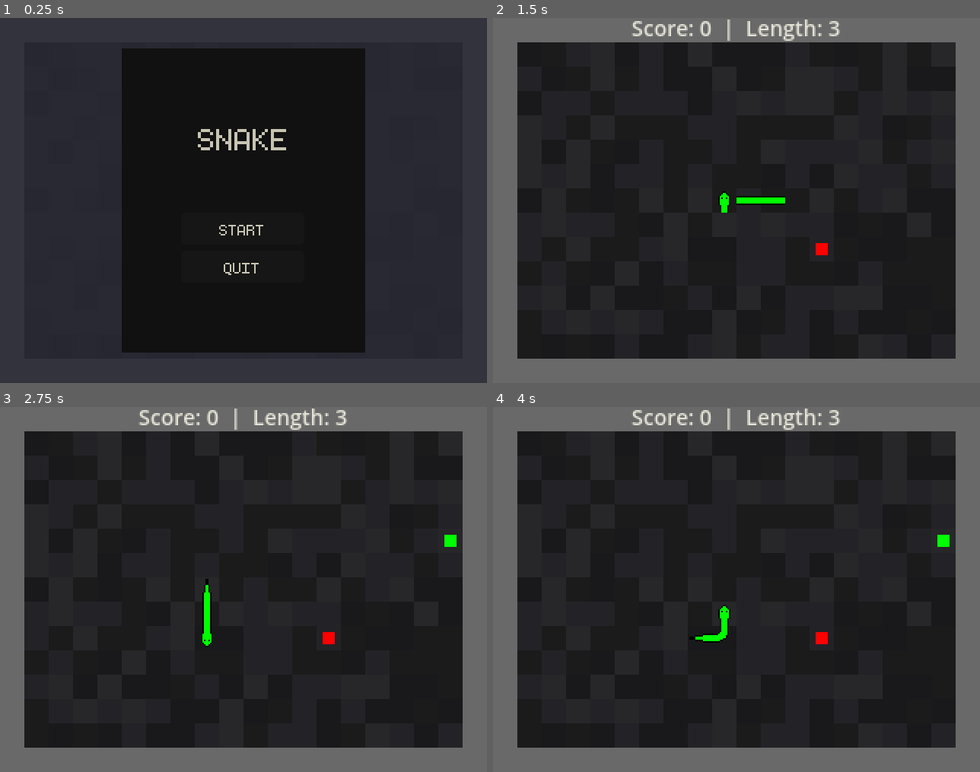
Above: before the commit, frames 1-4 (two rows, left to right).
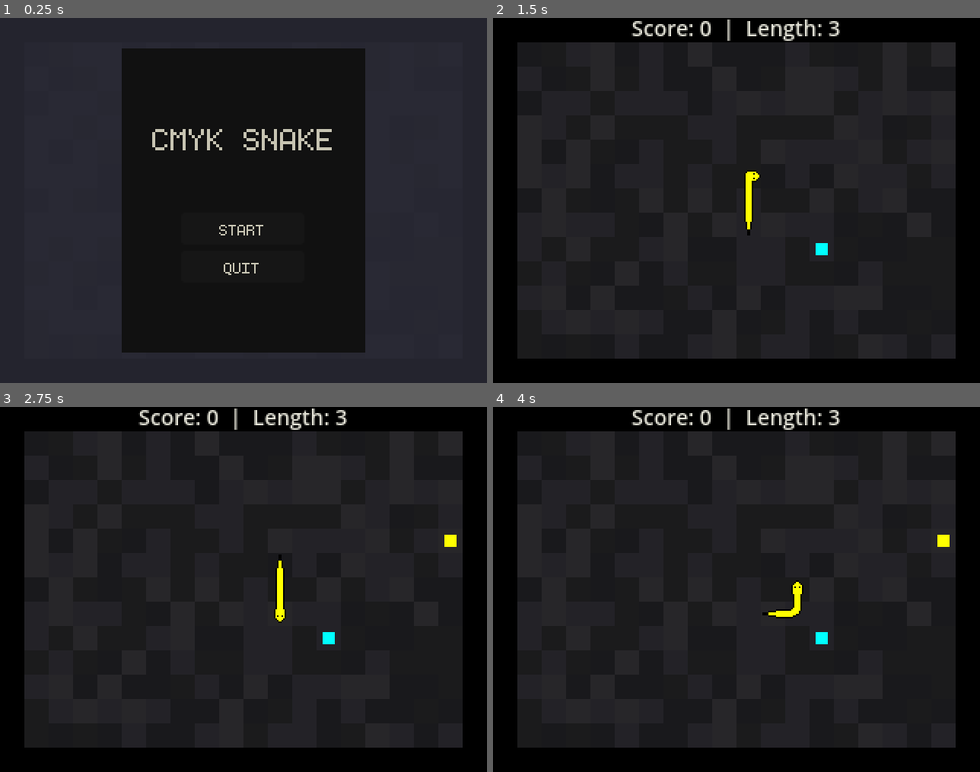
Above: after the commit, the same moments.

Repository: GildedBirch/color-snake
Game: Godot game, scene res://scenes/management/main.tscn
Same seed, same stepped clock (60 frames per second), same inputs: the game is played once before the commit and once after it.
Inputs:
- Up to frame 1 (0.25 s): no input
- Up to frame 2 (1.5 s): click "START" at 0.5 s; hold Right (ui_right) from 1.28 s (still down)
- Up to frame 3 (2.75 s): tap Enter at 2 s; release Right (ui_right) at 2.03 s; hold Down (ui_down) from 2.03 s (still down)
- Up to frame 4 (4 s): release Down (ui_down) at 2.78 s; hold Right (ui_right) 2.78-3.53 s; tap Space at 3.5 s; hold Up (ui_up) from 3.53 s (still down)

The runs differ from the first frame. In frame 1, 0.9% of the frame differs, in the area x 31-69%, y 30-37%; in frame 2, 22%; in frame 3, 22%, in the area x 0-100%, y 0-100%; in frame 4, 22%.

Commit message:
Snake sprite logic done. Changed color theme

Diff:
--- a/scenes/UI/game_over_screen.gd
+++ b/scenes/UI/game_over_screen.gd
@@ -4,5 +4,5 @@
 @onready var menu_button: Button = %MenuButton
 
 func set_scores(score: int, snake_length: int):
-	%ScoreLabel.text = "Score: %s" % score
-	%LengthLabel.text = "Length %s" % snake_length
+	%ScoreLabel.text = "%s" % score
+	%LengthLabel.text = "%s" % snake_length
--- a/scenes/UI/main_menu.tscn
+++ b/scenes/UI/main_menu.tscn
@@ -22,7 +22,7 @@
 theme_override_colors/font_color = Color(0.78021, 0.77024, 0.700131, 1)
 theme_override_fonts/font = ExtResource("1_3etyq")
 theme_override_font_sizes/font_size = 32
-text = "SNAKE"
+text = "CMYK SNAKE"
 horizontal_alignment = 1
 vertical_alignment = 1
 
--- a/scenes/management/game.gd
+++ b/scenes/management/game.gd
@@ -6,9 +6,9 @@
 const FOOD: PackedScene = preload("res://scenes/food/food.tscn")
 
 const colors: Array[Color] = [
-	Color.RED,
-	Color.GREEN,
-	Color.BLUE,
+	Color.CYAN,
+	Color.YELLOW,
+	Color.MAGENTA,
 ]
 
 #Directions
@@ -28,6 +28,9 @@
 	get():
 		return %Snake.get_children().size()
 
+
+@export var default_game_speed: float = 0.5
+@onready var game_speed: float = default_game_speed
 @export var tile_size: int = 16
 @export var map_size: Vector2i = Vector2i(20, 15)
 
@@ -43,17 +46,19 @@
 		input_direction = LEFT
 	if Input.is_action_just_pressed("ui_right"):
 		input_direction = RIGHT
+	if %Snake.get_child_count() >= 1:
+		%Snake.get_child(0).set_head_rotation(%Snake.get_child(1).tile_position, DIR[input_direction])
 
 func start_new_game():
 	%Snake.get_children().all(func(snake_part): snake_part.queue_free(); return true)
 	%Food.get_children().all(func(food): food.queue_free(); return true)
 	score = 0
-	input_direction = LEFT
-	prev_dir = LEFT
+	input_direction = UP
+	prev_dir = UP
 	initialize_snake(3)
 	%ScoreLabel.visible = true
 	%ScoreLabel.text = "Score: %s  |  Length: %s" % [score, 3]
-	%GameTickTimer.wait_time = 0.5
+	%GameTickTimer.wait_time = game_speed
 	%GameTickTimer.start()
 
 func initialize_snake(length: int) -> void:
@@ -62,25 +67,27 @@
 		var snake_part: SnakePart = SNAKE_PART.instantiate()
 		%Snake.add_child(snake_part)
 		snake_part.color = color
-		snake_part.tile_position = Vector2i(floori(map_size.x/2) + i, floori(map_size.y/2))
+		snake_part.tile_position = Vector2i(floori(map_size.x/2), floori(map_size.y/2) + i)
 		snake_part.position = Vector2i(
-			floori(map_size.x/2)*tile_size + i*tile_size,
-			floori(map_size.y/2)*tile_size
+			floori(map_size.x/2)*tile_size,
+			floori(map_size.y/2)*tile_size + i*tile_size
 			)
+	%Snake.get_child(0).part = SnakePart.HEAD
+	%Snake.get_child(-1).part = SnakePart.TAIL
+	update_snake_z_index()
 
 func move(dir: int):
 	if dir == -prev_dir: dir = prev_dir
 	prev_dir = dir
 
 	var prev_pos: Vector2i = %Snake.get_child(0).tile_position + DIR[dir]
-	var ahead_pos: Vector2i
+	var prev_color: Color = %Snake.get_child(0).color
 	if eat(prev_pos):
+		update_snake_visuals()
 		return
 	if collide(prev_pos):
 		died.emit(score, snake_length)
 		return
-
-	var prev_color: Color = %Snake.get_child(0).color
 
 	for snake_part: SnakePart in %Snake.get_children():
 		var new_pos: Vector2i = prev_pos
@@ -90,11 +97,8 @@
 		prev_color = snake_part.color
 		snake_part.color = new_color
 		snake_part.position = tile_to_world_pos(snake_part.tile_position)
-		snake_part.set_rotation_and_part(prev_pos, ahead_pos)
-		ahead_pos = snake_part.tile_position
 
-	if %Snake.get_child(0).part != SnakePart.HEAD: %Snake.get_child(0).part = SnakePart.HEAD
-	elif %Snake.get_child(-1).part != SnakePart.TAIL: %Snake.get_child(-1).part = SnakePart.TAIL
+	update_snake_visuals()
 
 func eat(prev_pos: Vector2i) -> bool:
 	var food: Dictionary = {}
@@ -131,6 +135,26 @@
 	%Snake.get_child(0).part = SnakePart.BODY
 	snake_part.part = SnakePart.HEAD
 	%Snake.move_child(snake_part, 0)
+	update_snake_z_index()
+
+func update_snake_visuals() -> void:
+	#Update Head
+	var dir = input_direction
+	if dir == -prev_dir: dir = prev_dir
+	%Snake.get_child(0).set_head_rotation(%Snake.get_child(0).tile_position - DIR[input_direction], DIR[dir])
+	#Update Tail
+	%Snake.get_child(-1).set_tail_rotation(%Snake.get_child(-2).tile_position)
+	#Update body
+	var parts: Array = %Snake.get_children()
+	for i in range(1, parts.size()-1):
+		parts[i].sprite_flipped = false
+		parts[i].set_body_rotation(parts[i+1].tile_position, parts[i-1].tile_position)
+
+func update_snake_z_index() -> void:
+	var i: int = 1000
+	for snake_part: SnakePart in %Snake.get_children():
+		snake_part.z_index = i
+		i -= 1
 
 func spawn_food():
 	var pos: Vector2i = Vector2i(randi_range(1, map_size.x-2), randi_range(1, map_size.y-2))
--- a/scenes/management/game.tscn
+++ b/scenes/management/game.tscn
@@ -16,8 +16,6 @@
 
 [node name="Game" type="Node"]
 script = ExtResource("1_0t4bd")
-tile_size = null
-map_size = null
 
 [node name="GameTickTimer" type="Timer" parent="."]
 unique_name_in_owner = true
--- a/scenes/management/main.tscn
+++ b/scenes/management/main.tscn
@@ -11,8 +11,6 @@
 
 [node name="Game" parent="." instance=ExtResource("1_k2ju3")]
 unique_name_in_owner = true
-tile_size = null
-map_size = null
 
 [node name="UI" type="CanvasLayer" parent="."]
 unique_name_in_owner = true
--- a/scenes/snake/snake_part.gd
+++ b/scenes/snake/snake_part.gd
@@ -21,65 +21,92 @@
 }
 var tile_position: Vector2i = Vector2i(0,0)
 
+var sprite_rotation: float:
+	set(rotation_in):
+		%SnakeSprite.rotation = rotation_in
+	get():
+		return %SnakeSprite.rotation
+var sprite_flipped: bool:
+	set(flip_in):
+		%SnakeSprite.flip_h = flip_in
+	get():
+		return %SnakeSprite.flip_h
+
 func _set_part_model(new_part: Rect2i):
 	%SnakeSprite.texture.region = new_part
 
-func set_rotation_and_part(prev_pos: Vector2i, ahead_pos: Vector2i):
-	match part:
+func set_head_rotation(prev_pos: Vector2i, input_direction: Vector2i):
+	var new_part = HEAD
+	match [prev_pos-tile_position,input_direction]:
+		[Vector2i.DOWN,Vector2i.UP]:
+			sprite_rotation = deg_to_rad(0)
+		[Vector2i.UP,Vector2i.DOWN]:
+			sprite_rotation = deg_to_rad(180)
+		[Vector2i.RIGHT,Vector2i.LEFT]:
+			sprite_rotation = deg_to_rad(-90)
+		[Vector2i.LEFT,Vector2i.RIGHT]:
+			sprite_rotation = deg_to_rad(90)
+	#Angled
+		[Vector2i.LEFT,Vector2i.UP], [Vector2i.LEFT,Vector2i.DOWN]:
+			new_part = HEAD_CURVE
+			sprite_rotation = deg_to_rad(90)
+			if input_direction == Vector2i.UP: sprite_flipped = true
+		[Vector2i.RIGHT,Vector2i.DOWN], [Vector2i.RIGHT,Vector2i.UP]:
+			new_part = HEAD_CURVE
+			sprite_rotation = deg_to_rad(-90)
+			if input_direction == Vector2i.DOWN: sprite_flipped = true
+		[Vector2i.DOWN,Vector2i.LEFT], [Vector2i.DOWN,Vector2i.RIGHT]:
+			new_part = HEAD_CURVE
+			sprite_rotation = deg_to_rad(0)
+			if input_direction == Vector2i.LEFT: sprite_flipped = true
+		[Vector2i.UP,Vector2i.RIGHT], [Vector2i.UP,Vector2i.LEFT]:
+			new_part = HEAD_CURVE
+			sprite_rotation = deg_to_rad(180)
+			if input_direction == Vector2i.RIGHT: sprite_flipped = true
+
+	match new_part:
 		HEAD:
-			set_head_rotation(prev_pos)
-		TAIL:
-			set_tail_rotation(ahead_pos)
-		_:
-			set_body_rotation(prev_pos, ahead_pos)
-
-func set_head_rotation(prev_pos: Vector2i):
-	match prev_pos-tile_position:
-		Vector2i.DOWN:
-			%SnakeSprite.rotation = deg_to_rad(0)
-		Vector2i.UP:
-			%SnakeSprite.rotation = deg_to_rad(180)
-		Vector2i.RIGHT:
-			%SnakeSprite.rotation = deg_to_rad(-90)
-		Vector2i.LEFT:
-			%SnakeSprite.rotation = deg_to_rad(90)
+			part = HEAD
+			sprite_flipped = false
+		HEAD_CURVE:
+			part = HEAD_CURVE
 
 func set_tail_rotation(ahead_pos: Vector2i):
 	match ahead_pos-tile_position:
 		Vector2i.UP:
-			%SnakeSprite.rotation = deg_to_rad(0)
+			sprite_rotation = deg_to_rad(0)
 		Vector2i.DOWN:
-			%SnakeSprite.rotation = deg_to_rad(180)
+			sprite_rotation = deg_to_rad(180)
 		Vector2i.LEFT:
-			%SnakeSprite.rotation = deg_to_rad(-90)
+			sprite_rotation = deg_to_rad(-90)
 		Vector2i.RIGHT:
-			%SnakeSprite.rotation = deg_to_rad(90)
+			sprite_rotation = deg_to_rad(90)
 
 func set_body_rotation(prev_pos: Vector2i, ahead_pos: Vector2i):
 	var new_part = BODY
 	match [prev_pos-tile_position,ahead_pos-tile_position]:
 		[Vector2i.DOWN,Vector2i.UP]:
-			%SnakeSprite.rotation = deg_to_rad(0)
+			sprite_rotation = deg_to_rad(0)
 		[Vector2i.UP,Vector2i.DOWN]:
-			%SnakeSprite.rotation = deg_to_rad(180)
+			sprite_rotation = deg_to_rad(180)
 		[Vector2i.RIGHT,Vector2i.LEFT]:
-			%SnakeSprite.rotation = deg_to_rad(90)
+			sprite_rotation = deg_to_rad(90)
 		[Vector2i.LEFT,Vector2i.RIGHT]:
-			%SnakeSprite.rotation = deg_to_rad(-90)
+			sprite_rotation = deg_to_rad(-90)
 		#Angled
 		[Vector2i.LEFT,Vector2i.UP], [Vector2i.UP,Vector2i.LEFT]:
 			new_part = BODY_CURVE
-			%SnakeSprite.rotation = deg_to_rad(180)
+			sprite_rotation = deg_to_rad(180)
 		[Vector2i.RIGHT,Vector2i.DOWN], [Vector2i.DOWN,Vector2i.RIGHT]:
 			new_part = BODY_CURVE
-			%SnakeSprite.rotation = deg_to_rad(0)
+			sprite_rotation = deg_to_rad(0)
 		[Vector2i.DOWN,Vector2i.LEFT], [Vector2i.LEFT,Vector2i.DOWN]:
 			new_part = BODY_CURVE
-			%SnakeSprite.rotation = deg_to_rad(90)
+			sprite_rotation = deg_to_rad(90)
 		[Vector2i.UP,Vector2i.RIGHT], [Vector2i.RIGHT,Vector2i.UP]:
 			new_part = BODY_CURVE
-			%SnakeSprite.rotation = deg_to_rad(-90)
-	#
+			sprite_rotation = deg_to_rad(-90)
+
 	match new_part:
 		BODY:
 			part = BODY
--- a/scenes/wall/wall.gd
+++ b/scenes/wall/wall.gd
@@ -9,4 +9,4 @@
 var tile_position: Vector2i = Vector2i(0,0)
 
 func _ready() -> void:
-	%ColorRect.color = Color.DIM_GRAY
+	%ColorRect.color = Color.BLACK
